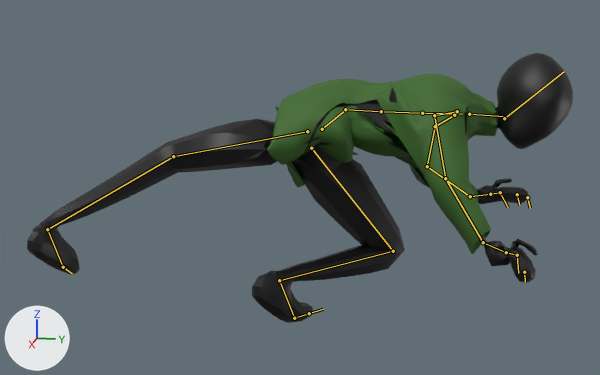
A saved change to the FBX model Assets/Modelados/Desvariado animaciones.fbx.
One viewpoint serves both versions: a camera (50 mm lens) standing at (4.33, 0.14, 1.77) and looking at (0.17, -0.69, 0.73). The lights are fixed; the arrows at lower left show +X, +Y and +Z. The older version comes first. Both versions are drawn at frame 24 of the action 'Golpe patada'; the numbers are the values there. The bones that change, and the others that lie on the model, are drawn over the model as lines.

Names of what the first picture shows: 'Plano', 'Plano.001'.
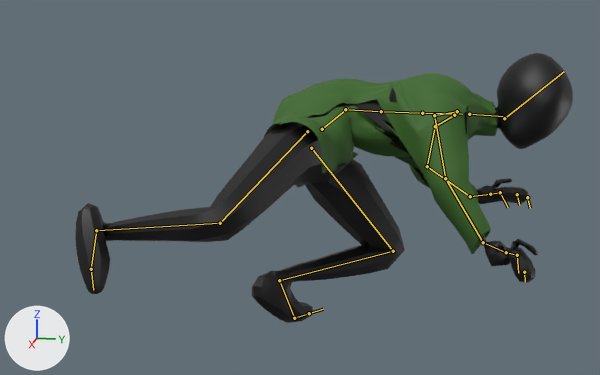
Commit message: Mejora Animación patada

Boxes [x1, y1, x2, y2] around the edits, measured in the pictures (600 x 375 px):
'Plano', posed (9% narrower): before [27, 53, 573, 323]; after [75, 53, 573, 323]
'Plano.001', posed: before [267, 73, 497, 254]; after [264, 73, 497, 254]
bone 'mixamorig:RightUpLeg', root to tip: before (307, 131) to (173, 156); after (307, 131) to (220, 223)
bone 'mixamorig:RightLeg', root to tip: before (173, 156) to (47, 229); after (220, 223) to (96, 230)
bone 'mixamorig:RightFoot', root to tip: before (47, 229) to (63, 267); after (96, 230) to (91, 269)

The change, as a diff of the scene's bpy script:
```diff
--- a/Assets/Modelados/Desvariado animaciones.fbx.py
+++ b/Assets/Modelados/Desvariado animaciones.fbx.py
@@ bone_mixamorig_rightupleg @@
 bone_mixamorig_rightupleg = bpy.data.objects['Armature'].pose.bones['mixamorig:RightUpLeg']  # child of 'mixamorig:Hips'
-bone_mixamorig_rightupleg.rotation_quaternion = (0.416, 0.023, -0.842, 0.344)  # degrees (53, -134, -21)
+bone_mixamorig_rightupleg.rotation_quaternion = (0.882, 0.221, 0.359, -0.21)  # degrees (20, 47, -18)
@@ bone_mixamorig_rightleg @@
 bone_mixamorig_rightleg = bpy.data.objects['Armature'].pose.bones['mixamorig:RightLeg']  # child of 'mixamorig:RightUpLeg'
-bone_mixamorig_rightleg.rotation_quaternion = (0.92, -0.389, 0.019, -0.036)  # degrees (-46, 0, -5)
+bone_mixamorig_rightleg.rotation_quaternion = (0.775, -0.631, 0.028, -0.03)  # degrees (-78, 0, -5)
@@ bone_mixamorig_rightfoot @@
 bone_mixamorig_rightfoot = bpy.data.objects['Armature'].pose.bones['mixamorig:RightFoot']  # child of 'mixamorig:RightLeg'
-bone_mixamorig_rightfoot.rotation_quaternion = (0.782, -0.008, -0.052, -0.621)  # degrees (3, -5, -77)
+bone_mixamorig_rightfoot.rotation_quaternion = (0.578, 0.44, -0.665, -0.174)  # degrees (110, -38, -86)
```
